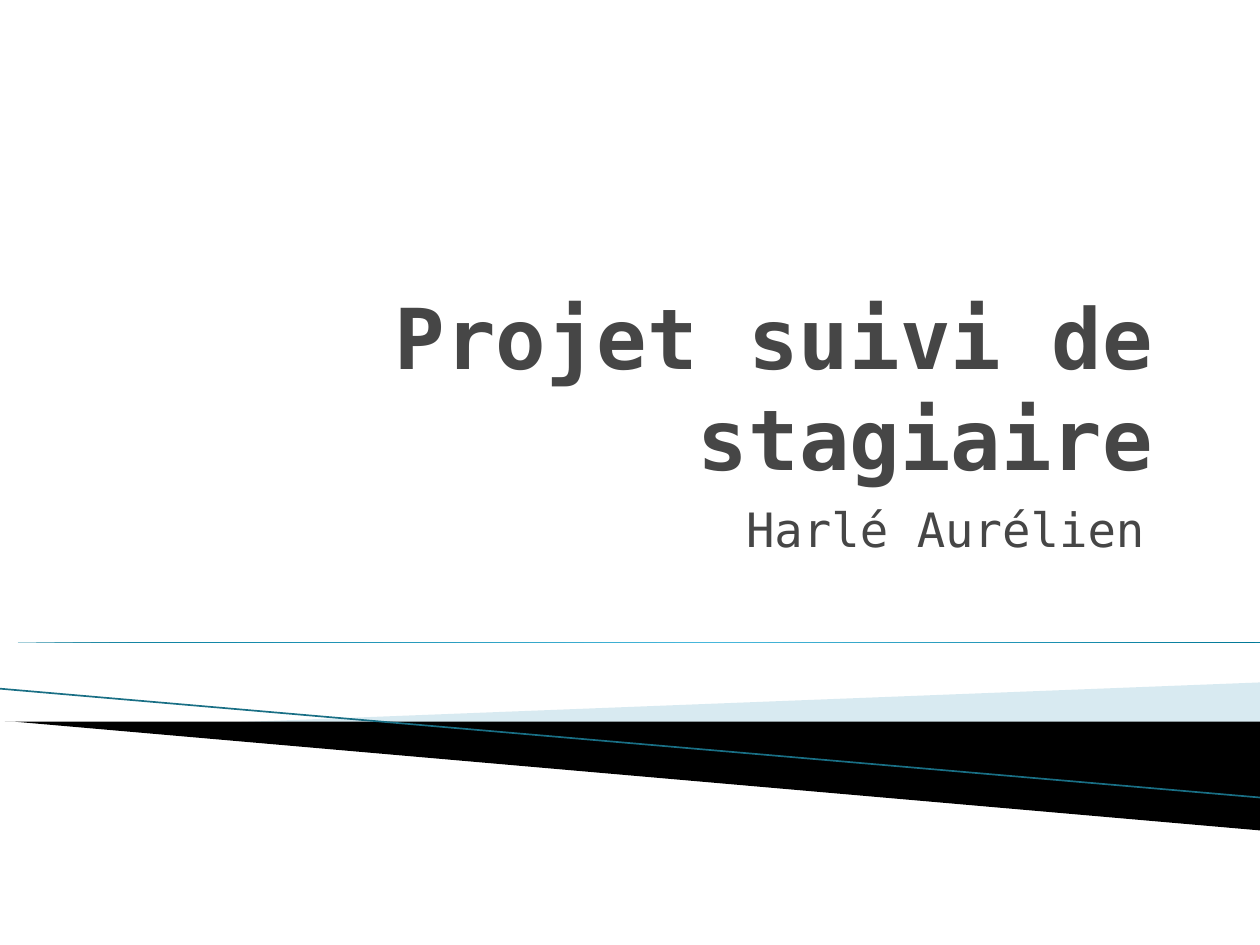
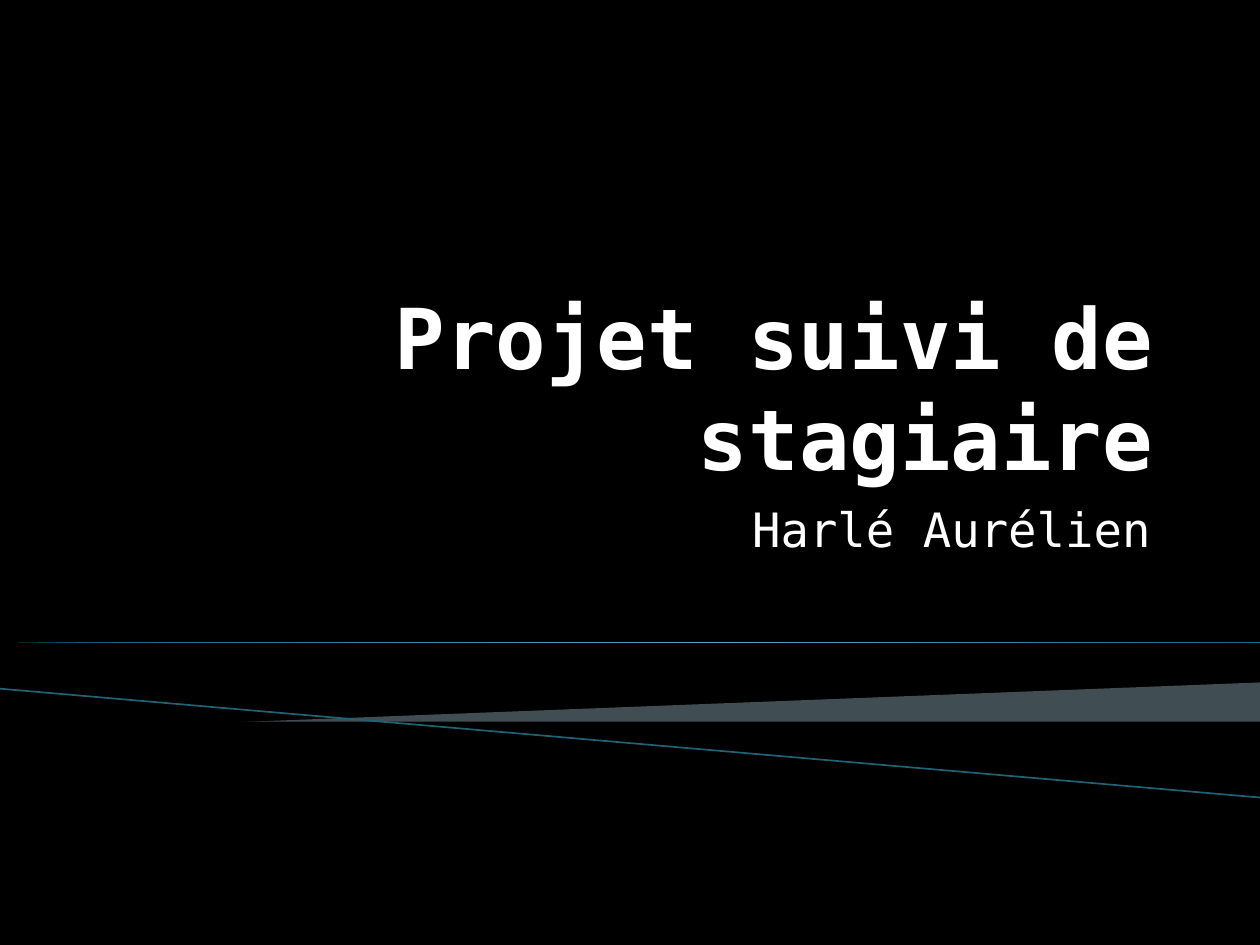
Before and after one commit to AurelienHarle/SuiviStagiaire, a slide deck: slide 1 of doc/Rapport de stage/Presentation suivi de stagiaire.pptx. Drawn at 1260x945 pixels with LibreOffice and Linux fonts; fonts in the diff are those of the drawing; background and template pictures are left out. Boxes give left, top, right and bottom in pixels: in the first picture for what was removed or moved away, otherwise in the second. Text is boxed around its words. In the diff, an @@ line names an element or a change of style, - is before the commit and + after.

```diff
--- a/doc/Rapport de stage/Presentation suivi de stagiaire.pptx
+++ b/doc/Rapport de stage/Presentation suivi de stagiaire.pptx
@@ background #FFFFFF to picture (left out) @@
@@ title "Projet suivi de stagiaire" at bbox=[395, 301, 1153, 488]: text colour #464646 to #FFFFFF @@
@@ text "Harlé Aurélien" at bbox=[752, 509, 1151, 548]: text colour #464646 to #FFFFFF @@
@@ right triangle at bbox=[0, 643, 1260, 643]: fill gradient #007896 to #4CBBDF to gradient #0B6B82 to #56AAC5 @@
@@ line (0, 689) - (1260, 798): stroke #97C5D8 0.95 pt to #9ABCC9 0.95 pt @@
@@ freeform shape at bbox=[233, 683, 1260, 750]: fill #A0CBDC at 40% opacity to #A3C2CE at 40% opacity @@
```
Also in this commit, not shown: 4 other slides changed, 12 slides added, 3 slides removed, 21 other files.
